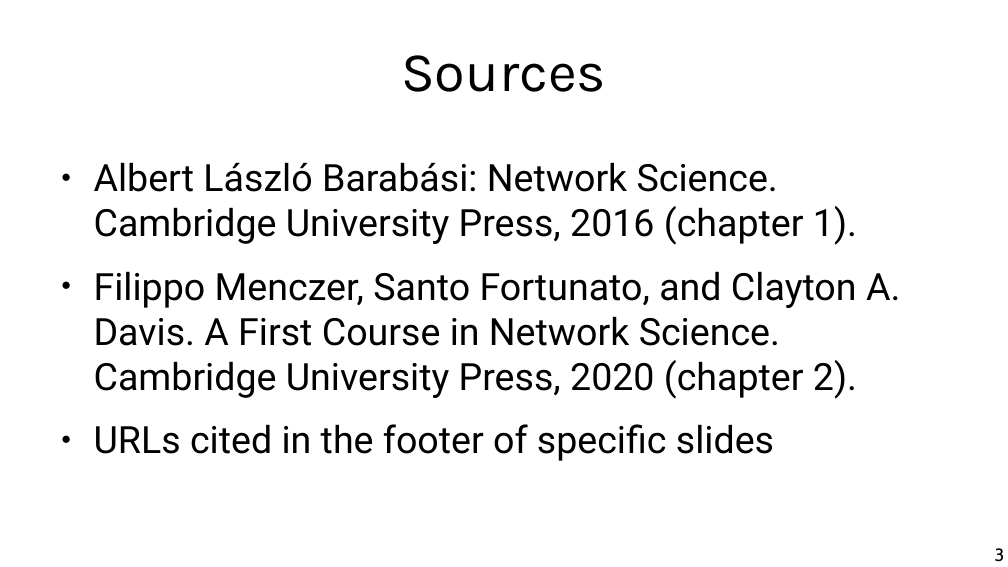
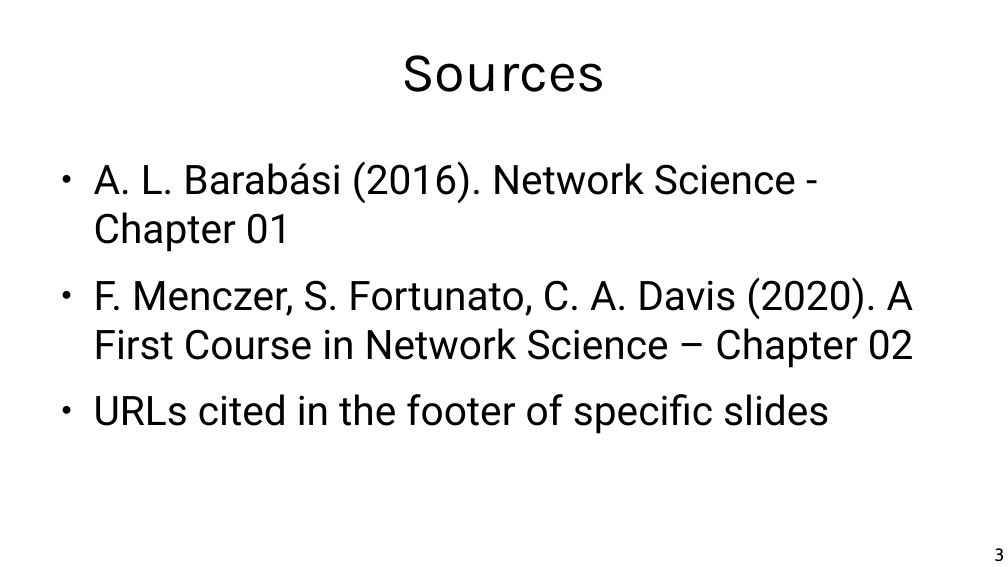
Before and after one commit to chatox/networks-science-course, a slide deck: slide 3 of theory/odp/tt04-connectivity.odp. Drawn at 1008x567 pixels with LibreOffice and Linux fonts; fonts in the diff are those of the drawing. Boxes give left, top, right and bottom in pixels: in the first picture for what was removed or moved away, otherwise in the second. Text is boxed around its words. In the diff, an @@ line names an element or a change of style, - is before the commit and + after.

```diff
--- a/theory/odp/tt04-connectivity.odp
+++ b/theory/odp/tt04-connectivity.odp
@@ text at [94,161,914,368]: text changed; size 29.6 to 32 pt @@
-● Albert László Barabási: Network Science. Cambridge University Press, 2016 (chapter 1).
-● Filippo Menczer, Santo Fortunato, and Clayton A. Davis. A First Course in Network Science. Cambridge University Press, 2020 (chapter 2).
+● A. L. Barabási (2016). Network Science - Chapter 01
+● F. Menczer, S. Fortunato, C. A. Davis (2020). A First Course in Network Science – Chapter 02
@@ text at [94,394,829,434]: size 29.6 to 32 pt in "URLs cited in the footer of specific ..." @@
```
Also in this commit, not shown: 4 other slides changed, 5 other files.
